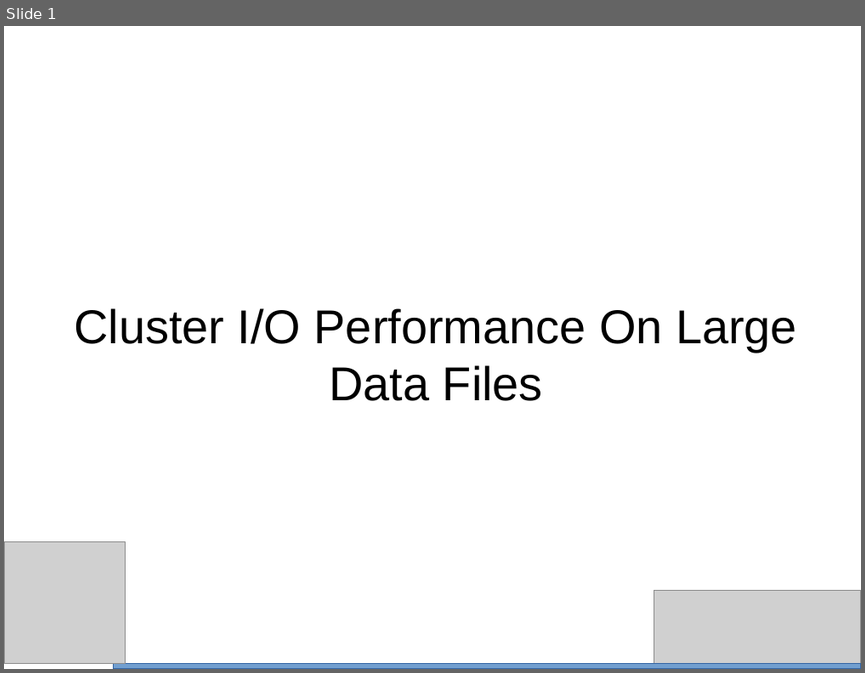
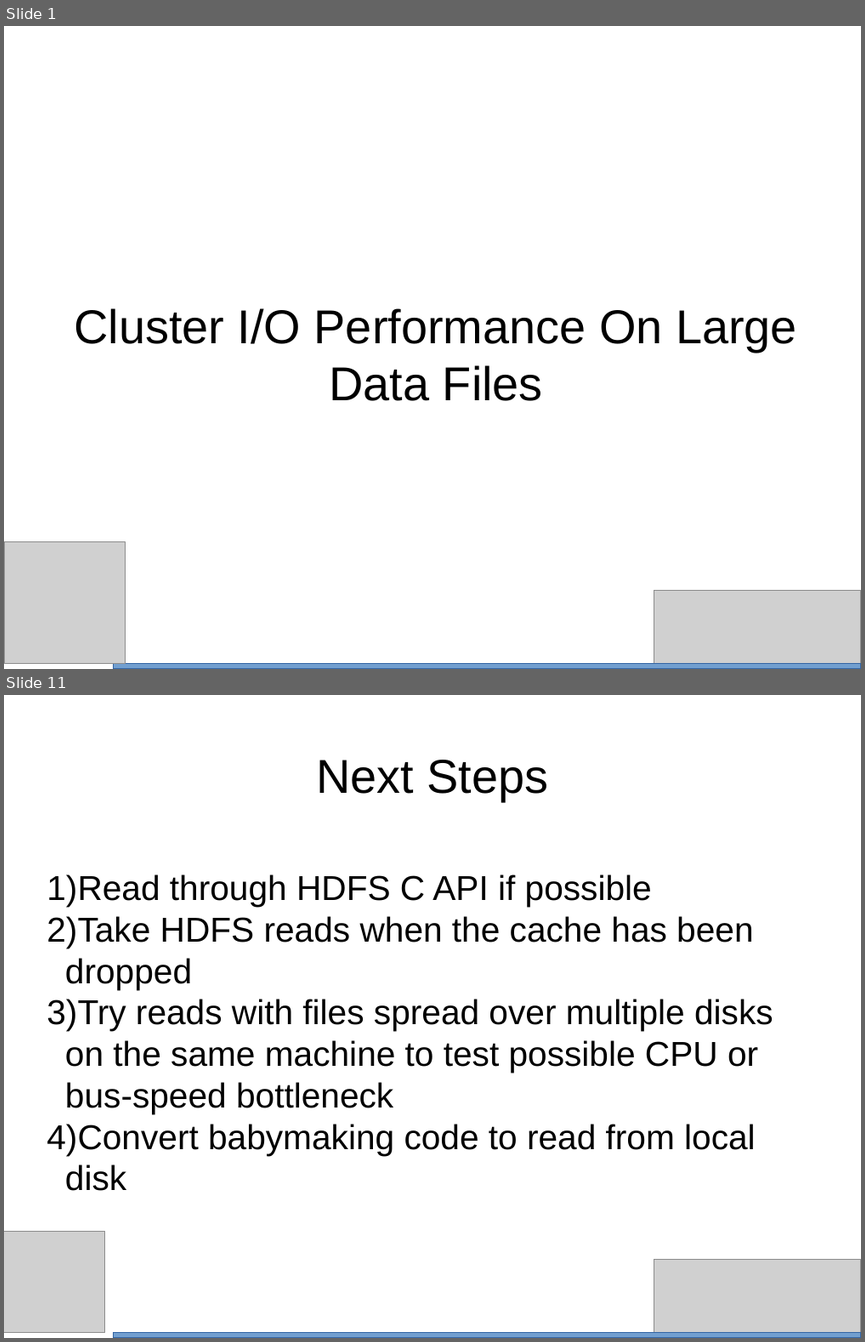
Before and after one commit to bth5032/CMS, a slide deck: Summer_2015/IOHeavyCI/Results/Powerpoint/performance.odp. Shown one above the other, each under a label of ours: slide 1 before the commit, slides 1 and 11 after it; the slides between them are not shown. The pictures are 865x673 and 865x1342 pixels, drawn with LibreOffice and Linux fonts; fonts in the diff are those of the drawing; grey boxes stand for pictures. Boxes give left, top, right and bottom in pixels: in the first picture for what was removed or moved away, otherwise in the second. Text is boxed around its words. In the diff, an @@ line names an element or a change of style, - is before the commit and + after.

```diff
--- a/Summer_2015/IOHeavyCI/Results/Powerpoint/performance.odp
+++ b/Summer_2015/IOHeavyCI/Results/Powerpoint/performance.odp
@@ slide 11 added at <box>4,695,861,1338</box>, background #FFFFFF @@
@@ title added at <box>316,760,548,801</box>, 44 pt, text #000000 @@
+Next Steps
@@ subtitle added at <box>46,874,773,1191</box>, 32 pt, text #000000 @@
+1) Read through HDFS C API if possible
+2) Take HDFS reads when the cache has been dropped
+3) Try reads with files spread over multiple disks on the same machine to test possible CPU or bus-speed bottleneck
+4) Convert babymaking code to read from local disk
@@ picture added at <box>4,1231,105,1333</box> @@
@@ picture added at <box>653,1259,861,1338</box> @@
@@ rectangle added at <box>113,1333,861,1338</box>, fill #729FCF, outline #3465A4 0 pt @@
```
Also in this commit, not shown: 1 slide changed, 9 other slides added, 1 other file.
